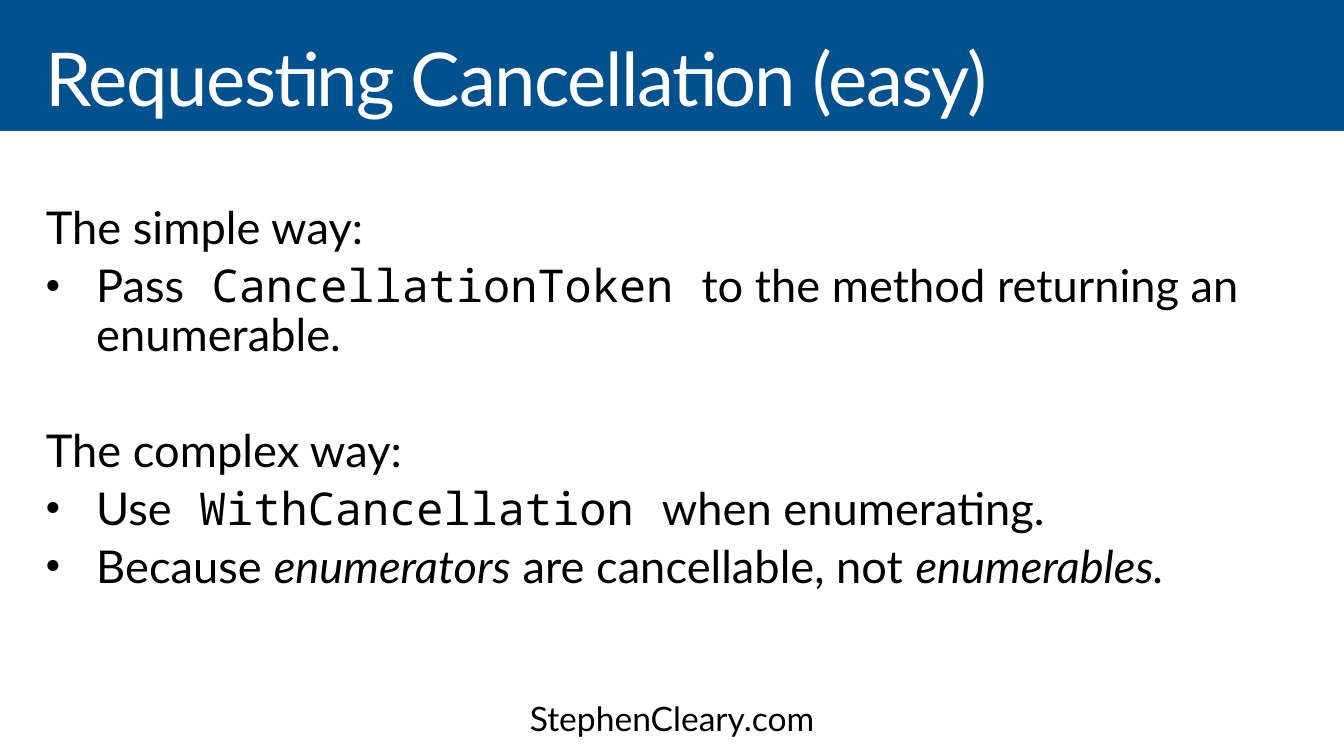
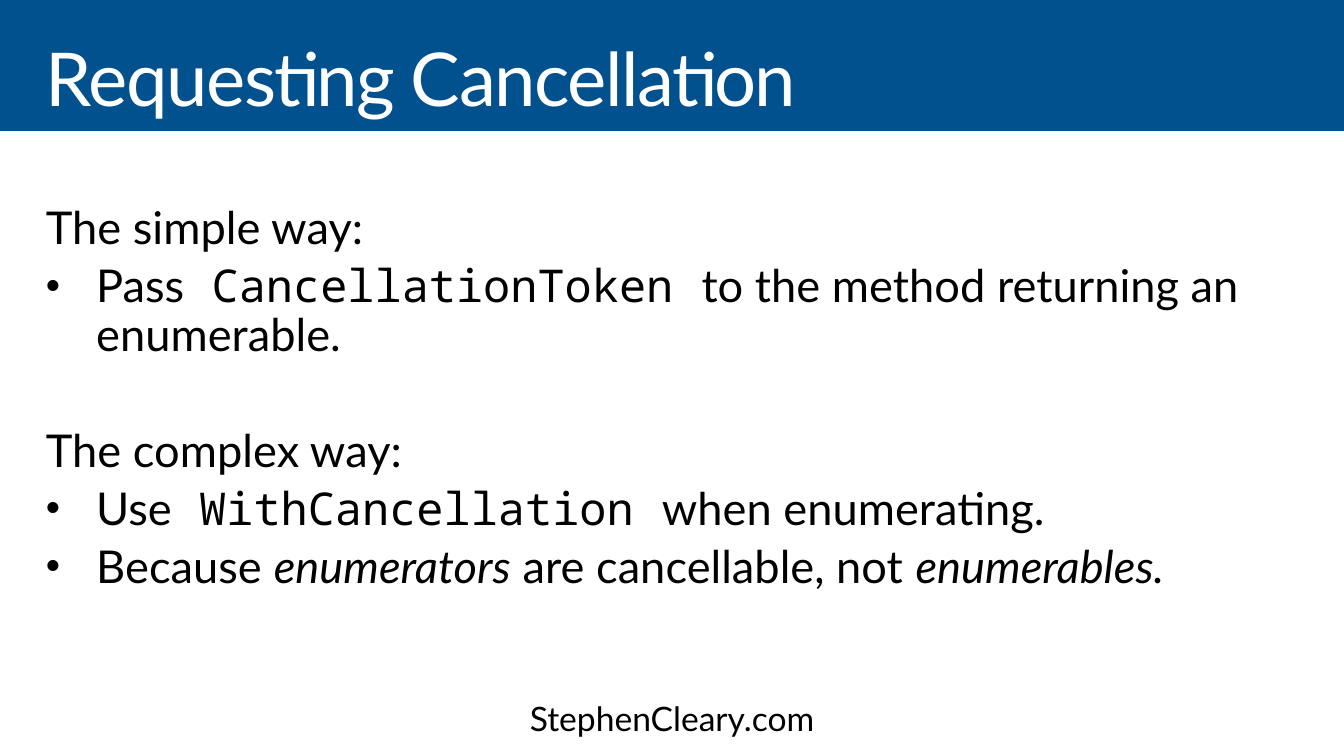
Before and after one commit to StephenCleary/Presentations, a slide deck: slide 41 of Async Streams/Async Streams - 16.9.pptx. Drawn at 1344x756 pixels with LibreOffice and Linux fonts; fonts in the diff are those of the drawing. Boxes give left, top, right and bottom in pixels: in the first picture for what was removed or moved away, otherwise in the second. Text is boxed around its words. In the diff, an @@ line names an element or a change of style, - is before the commit and + after.

Commit message:
Remove "Easy"

```diff
--- a/Async Streams/Async Streams - 16.9.pptx
+++ b/Async Streams/Async Streams - 16.9.pptx
@@ title at bbox=[46, 51, 796, 120]: text changed @@
-Requesting Cancellation (easy)
+Requesting Cancellation
```
